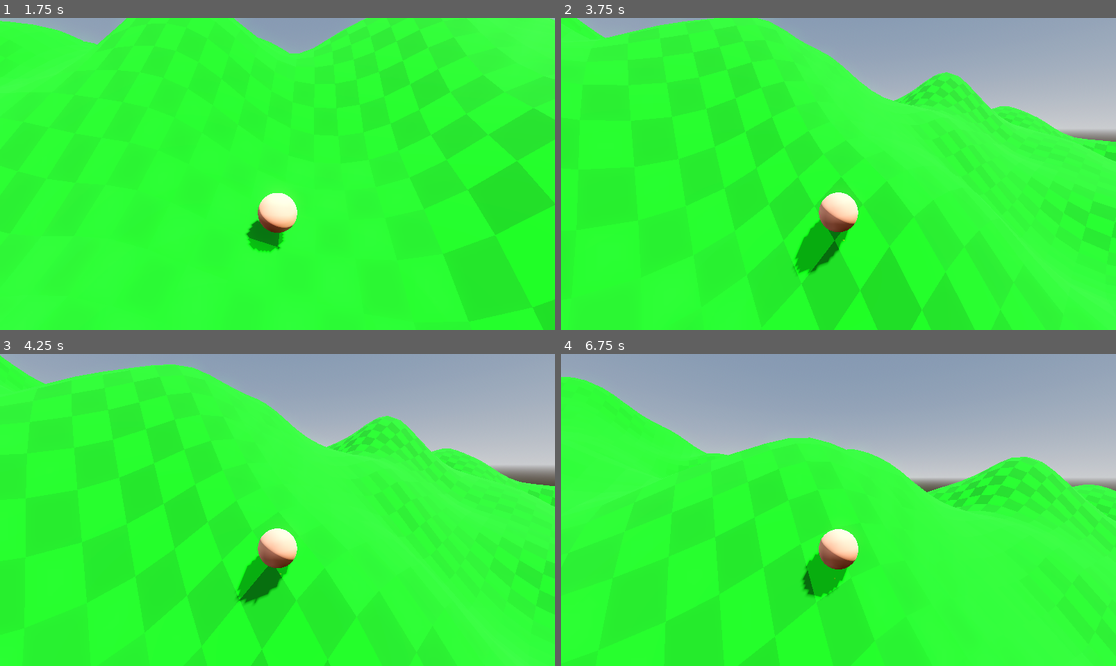
Above: before the commit, frames 1-4 (two rows, left to right).
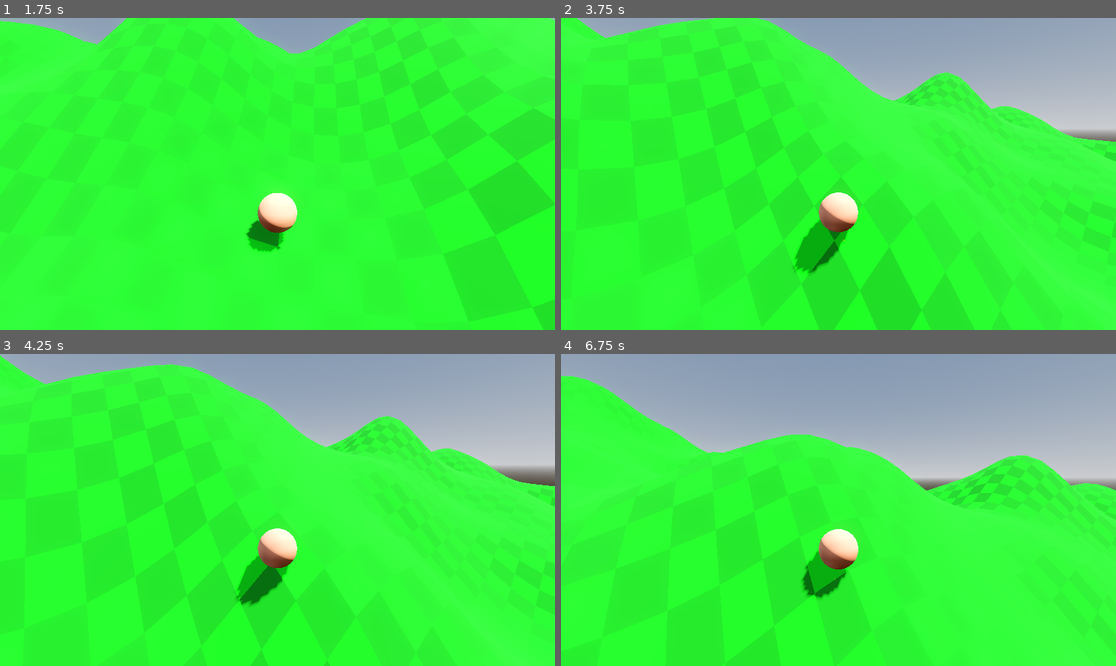
Above: after the commit, the same moments.

Repository: westonkelliher/GetHeavy
Game: Godot game, scene res://world.tscn
Same seed, same stepped clock (60 frames per second), same inputs: the game is played once before the commit and once after it.
Inputs (mouse positions are in pixels of both pictures, inside the frame that each line leads up to):
- Up to frame 1 (1.75 s): move the mouse to (399, 158) at 0.52 s; hold D (move_right) 0.53-1.28 s; tap Space (heavy) at 0.6, 1.35 s; click (399, 158) at 0.67 s; move the mouse to (249, 174) at 1.27 s; hold W (move_forward) from 1.28 s (still down)
- Up to frame 2 (3.75 s): keep holding W (move_forward); move the mouse to (849, 167) at 2.02 s; tap Space (heavy) at 2.1, 2.85, 3.6 s; move the mouse to (832, 180) at 2.77 s; click (832, 180) at 2.92 s; move the mouse to (877, 177) at 3.52 s
- Up to frame 3 (4.25 s): keep holding W (move_forward)
- Up to frame 4 (6.75 s): move the mouse to (794, 506) at 4.27 s; tap Space (heavy) every 0.75 s from 4.35 to 6.6 s; move the mouse to (844, 510) at 5.02 s; click (844, 510) at 5.17 s; move the mouse to (816, 503) at 5.77 s; release W (move_forward) at 5.78 s; hold D (move_right) 5.78-6.53 s; move the mouse to (866, 510) at 6.52 s; hold W (move_forward) from 6.53 s (still down)

Frame 1 is identical in both runs. In frame 2, less than 0.1% of the frame differs, in the area x 4-100%, y 0-100%; in frame 3, 0.2%; in frame 4, 1.2%, in the area x 0-100%, y 6-80%.

Commit message:
refactor collision check in phys_move_and_slide

Diff:
--- a/player.gd
+++ b/player.gd
@@ -95,17 +95,38 @@
 	current_scale = move_toward(current_scale, target_scale, 2.0*delta)
 	#print(current_scale)
 
+class C_Info:
+	var is_colliding: bool
+	var c_point: Vector3
+	var c_fraction: float
+
+func get_nearest_c_point(check_vec: Vector3) -> C_Info:
+	var c_info: C_Info = C_Info.new()
+	$Cast.target_position = check_vec
+	$Cast.force_shapecast_update() # the shapecast is not "enabled" so this is the only callsite
+	if not $Cast.is_colliding():
+		c_info.is_colliding = false
+		return c_info
+	c_info.is_colliding = true
+	c_info.c_point = $Cast.get_collision_point(0)
+	# ensure we only get the nearest triangle the would be collided with since get_collision_point() isnt ordered
+	c_info.c_fraction = $Cast.get_closest_collision_unsafe_fraction()
+	$Cast.target_position = $Cast.target_position*c_info.c_fraction
+	$Cast.force_shapecast_update()
+	if $Cast.is_colliding():
+		c_info.c_point = $Cast.get_collision_point(0)
+		c_info.c_fraction = $Cast.get_closest_collision_unsafe_fraction() # shouldnt need this but just in case
+	return c_info
+
 
 # TODO: do the collision update when we change targ position or not until next frame?
 func phys_move_and_slide(delta: float) -> void:
-	$Cast.target_position = velocity*delta
-	$Cast.force_shapecast_update() # the shapecast is not "enabled" so this is the only callsite
-
-	# check if we're near ground
-
+	var check_vec := velocity*delta
+
+	var c_info := get_nearest_c_point(check_vec)
 
 	# didnt hit anything
-	if not $Cast.is_colliding():
+	if not c_info.is_colliding:
 		position += velocity*delta
 		# check if we're grounded
 		$SnapCast.target_position = Vector3.UP*0.1
@@ -114,34 +135,11 @@
 		if not $SnapCast.is_colliding():
 			grounded=false
 		return
-	var c_point: Vector3 = $Cast.get_collision_point(0)
-	var c_fraction: float = $Cast.get_closest_collision_unsafe_fraction()
-	$Cast.target_position = $Cast.target_position*c_fraction
-	$Cast.force_shapecast_update()
-	if $Cast.is_colliding():
-		c_point = $Cast.get_collision_point(0)
+
+	var c_point := c_info.c_point
+	var c_fraction := c_info.c_fraction
 
 	var c_normal: Vector3 = Calc.get_ground_normal(c_point.x, c_point.z)
-	#$Debug/Ray.target_position = c_normal
-	# see if any of the purported collisions are non-gay
-	#var n: int = $Cast.get_collision_count()
-	#if n > 1:
-		## godot can't seem to figure out how to not shit the bed in this case so I'll manually
-		## calculate the collision normal and fraction
-		#$Q/MoCo.mesh.material.albedo_color = Color(1.0, 0.0, 0.0, 0.9)
-		#$Q/MoCo/Timer.start(0.2)
-	#for i in range(n):
-		#var c_n: Vector3 = $Cast.get_collision_normal(0)
-		#if velocity.dot(c_n) < 0:
-			#if c_normal != Vector3.ZERO:
-				#c_normal = Calc.get_ground_normal(position.x, position.y) # TODO: get normal at collision, not at here
-				#break
-			#c_normal = c_n
-	#if c_normal == Vector3.ZERO:
-		## ignoring gay collisions
-		#position += velocity*delta
-		#return
-		##phys_snap_to_surface()
 	var parallel := c_normal * velocity.dot(c_normal)
 	var perpendicular := velocity - parallel # TODO: lose less vel?
 	#
@@ -152,7 +150,7 @@
 	var remaining_dist := post_c_v_component.length()
 	var dccd := DOUBLE_CALC_COLLISION_DISTANCE
 	while remaining_dist > dccd:
-		#print("VELOCITY REMAINDER IS LARGE")
+		print("VELOCITY REMAINDER IS LARGE")
 		# TODO: we could make this recursive
 		# NOTE: that the difference rn is we don't recalculate collisions here, we just stick to the floor
 		position += perpendicular*dccd
